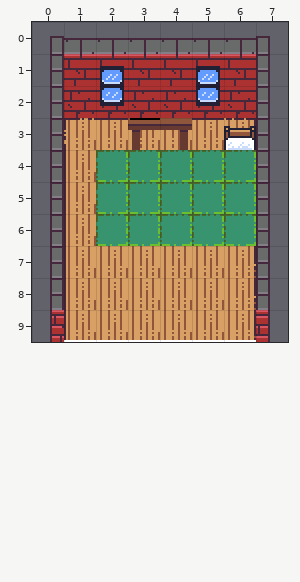
Level history. Tiled map: src/assets/tilemaps/pipsHouseMap.tmx. That is the earlier state.
Cells are 16x16 px. Shown: x 0..7, y 0..9.
Once edited:
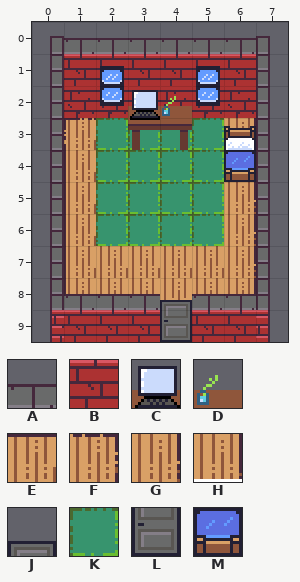
Key: from "pigeonburghTileset": A 0, B 8, C 20, D 21, E 25, F 26, G 34, H 42, J 48, K 54, L 56, M 57.
_ is an empty cell, # one hidden under a higher layer.
Tiles of an added or newly shown layer are drawn over the layers below it.
From old to new:
{"where": "layer \"below\""}
{"y":3,"x":2,"old":"EEEEF","new":"KKKKH"}
{"y":4,"x":6,"old":"K","new":"#"}
{"y":5,"x":6,"old":"K","new":"G"}
{"y":6,"x":6,"old":"K","new":"G"}
{"where": "layer \"above\" (now shown)"}
{"y":2,"x":3,"old":"__","new":"CD"}
{"y":4,"x":6,"old":"_","new":"M"}
{"y":8,"x":1,"old":"______","new":"AAAJAA"}
{"y":9,"x":1,"old":"______","new":"BBBLBB"}
